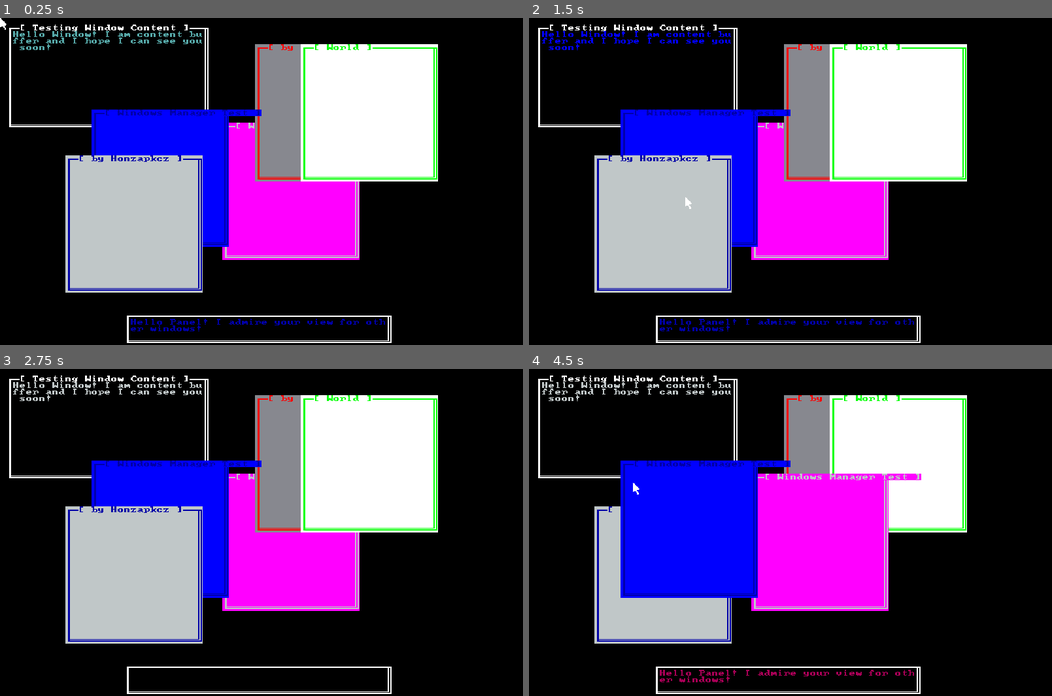
Above: before the commit, frames 1-4 (two rows, left to right).
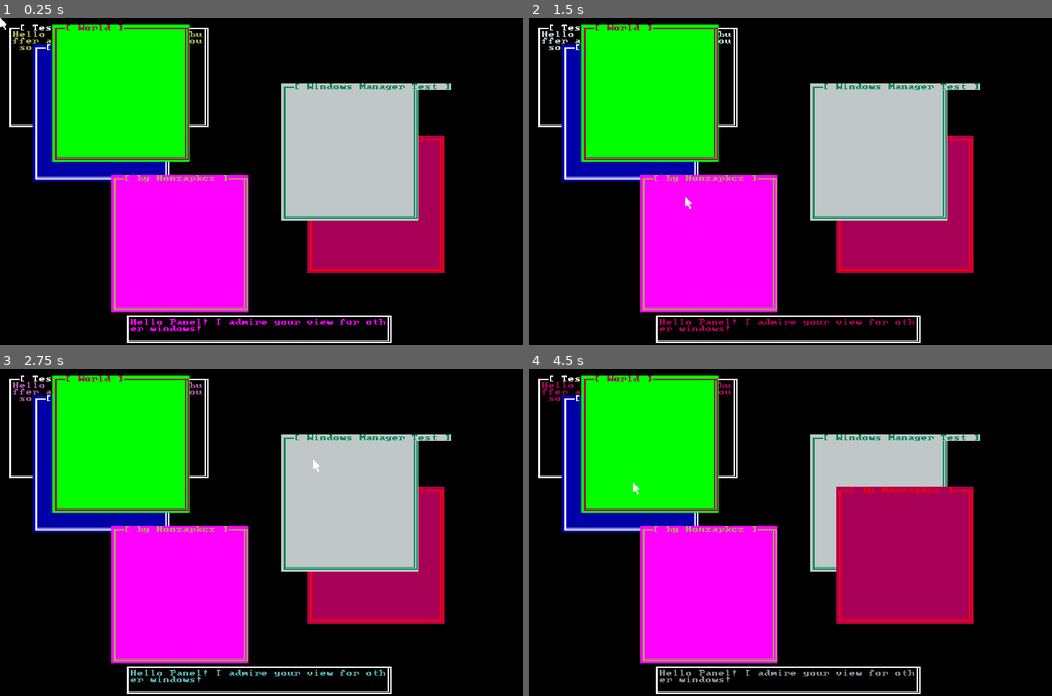
Above: after the commit, the same moments.

Repository: Honzapkcz/godot-de
Game: Godot game, scene res://wm.tscn
The game is run twice, just before and just after one commit, with the same random seed, the same clock (stepped at 60 frames per second) and the same inputs.
Inputs (mouse positions are in pixels of both pictures, inside the frame that each line leads up to):
- Up to frame 1 (0.25 s): no input
- Up to frame 2 (1.5 s): tap Enter at 0.5 s; move the mouse to (905, 165) at 0.52 s; click (905, 165) at 0.67 s; move the mouse to (685, 197) at 1.27 s; click (685, 197) at 1.42 s
- Up to frame 3 (2.75 s): move the mouse to (313, 460) at 2.02 s; click (313, 460) at 2.17 s
- Up to frame 4 (4.5 s): move the mouse to (764, 597) at 2.77 s; click (764, 597) at 2.92 s; move the mouse to (947, 581) at 3.52 s; click (947, 581) at 3.67 s; move the mouse to (633, 483) at 4.27 s; click (633, 483) at 4.42 s

The runs differ from the first frame. In frame 1, 55% of the frame differs, in the area x 2-87%, y 2-96%; in frame 2, 55%; in frame 3, 55%; in frame 4, 55%.

Commit message:
Beach node renamed to TextSystem (Why did I name it like that?)

Diff:
--- a/wm.tscn
+++ b/wm.tscn
@@ -2,5 +2,5 @@
 
 [ext_resource type="Script" path="res://TextSystem.gd" id="1_teklm"]
 
-[node name="Beach" type="Node2D"]
+[node name="TextSystem" type="Node2D"]
 script = ExtResource("1_teklm")
